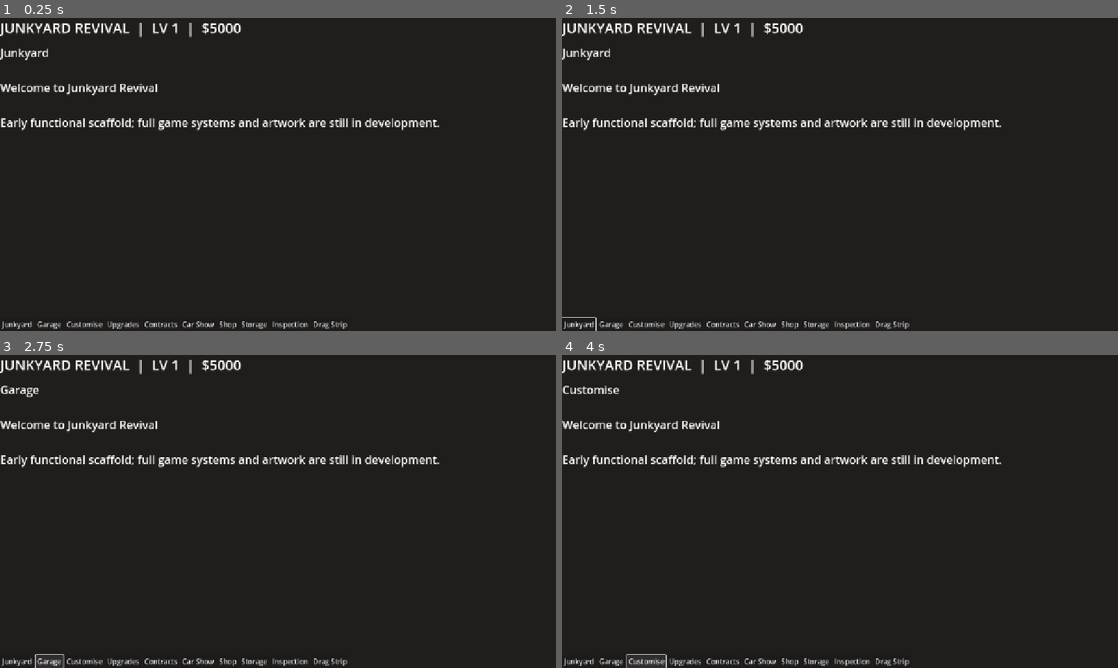
Above: before the commit, frames 1-4 (two rows, left to right).
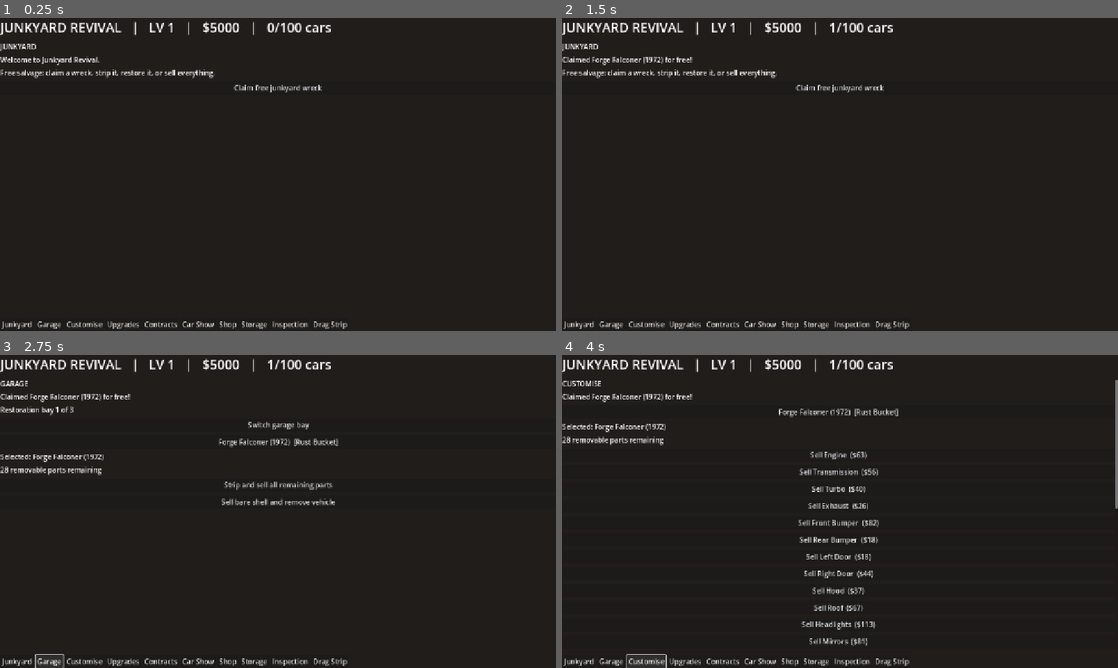
Above: after the commit, the same moments.

Repository: Paulliiee23/Junkyard-revival
Game: Godot game, scene res://scenes/main.tscn
Two runs of this game, one before a commit and one after it. Both use one fixed random seed, a clock stepped at 60 frames per second and the inputs below.
Inputs (mouse positions are in pixels of both pictures, inside the frame that each line leads up to):
- Up to frame 1 (0.25 s): no input
- Up to frame 2 (1.5 s): click "Junkyard" at 0.5 s; click (840, 86) at 1.25 s, where only the run after the commit has a clickable "Claim free junkyard wreck"
- Up to frame 3 (2.75 s): click "Garage" at 2 s
- Up to frame 4 (4 s): click (840, 442) at 2.75 s, where only the run after the commit has a clickable "Forge Falconer (1972) [Rust B…"; click "Customise" at 3.5 s

The runs differ from the first frame. In frame 1, 3.8% of the frame differs, in the area x 0-79%, y 1-36%; in frame 2, 3.9%; in frame 3, 4.6%; in frame 4, 5.7%, in the area x 0-100%, y 1-94%.

Commit message:
Implement free salvage, part stripping and persistent storage

Diff:
--- a/scripts/main.gd
+++ b/scripts/main.gd
@@ -1,39 +1,43 @@
 extends Control
 
+const Economy = preload("res://scripts/salvage_economy.gd")
 const TABS := ["Junkyard", "Garage", "Customise", "Upgrades", "Contracts", "Car Show", "Shop", "Storage", "Inspection", "Drag Strip"]
+const MAX_STORAGE := 100
 var current_tab := 0
 var cash := 5000
 var level := 1
 var cars: Array[Dictionary] = []
-var message := "Welcome to Junkyard Revival"
-var content: Label
+var selected_car := 0
+var garage_bay := 0
+var status := "Welcome to Junkyard Revival."
+var root: VBoxContainer
+var header: Label
+var body: VBoxContainer
 
 func _ready() -> void:
     _load_game()
     _build_ui()
+    _render()
 
 func _build_ui() -> void:
     var bg := ColorRect.new()
     bg.color = Color("#211d1b")
     bg.set_anchors_and_offsets_preset(Control.PRESET_FULL_RECT)
     add_child(bg)
-
-    var root := VBoxContainer.new()
+    root = VBoxContainer.new()
     root.set_anchors_and_offsets_preset(Control.PRESET_FULL_RECT)
-    root.add_theme_constant_override("separation", 16)
+    root.add_theme_constant_override("separation", 12)
     add_child(root)
-
-    var header := Label.new()
-    header.text = "JUNKYARD REVIVAL  |  LV %d  |  $%d" % [level, cash]
-    header.add_theme_font_size_override("font_size", 32)
+    header = Label.new()
+    header.add_theme_font_size_override("font_size", 30)
     root.add_child(header)
-
-    content = Label.new()
-    content.text = message
-    content.add_theme_font_size_override("font_size", 26)
-    content.size_flags_vertical = Control.SIZE_EXPAND_FILL
-    root.add_child(content)
-
+    var scroll := ScrollContainer.new()
+    scroll.size_flags_vertical = Control.SIZE_EXPAND_FILL
+    root.add_child(scroll)
+    body = VBoxContainer.new()
+    body.size_flags_horizontal = Control.SIZE_EXPAND_FILL
+    body.add_theme_constant_override("separation", 8)
+    scroll.add_child(body)
     var nav := HFlowContainer.new()
     root.add_child(nav)
     for i in range(TABS.size()):
@@ -41,30 +45,131 @@
         button.text = TABS[i]
         button.pressed.connect(_change_tab.bind(i))
         nav.add_child(button)
-    _show_tab()
+
+func _label(value: String) -> void:
+    var label := Label.new()
+    label.text = value
+    label.autowrap_mode = TextServer.AUTOWRAP_WORD_SMART
+    body.add_child(label)
+
+func _button(title: String, callback: Callable) -> void:
+    var button := Button.new()
+    button.text = title
+    button.pressed.connect(callback)
+    body.add_child(button)
+
+func _render() -> void:
+    header.text = "JUNKYARD REVIVAL   |   LV %d   |   $%d   |   %d/%d cars" % [level, cash, cars.size(), MAX_STORAGE]
+    for child in body.get_children():
+        body.remove_child(child)
+        child.queue_free()
+    _label(TABS[current_tab].to_upper())
+    _label(status)
+    match current_tab:
+        0:
+            _label("Free salvage: claim a wreck, strip it, restore it, or sell everything.")
+            _button("Claim free junkyard wreck", _claim_wreck)
+        1:
+            _label("Restoration bay %d of 3" % (garage_bay + 1))
+            _button("Switch garage bay", _next_bay)
+            _render_cars()
+        7:
+            _label("Rust Bucket / Restored Beauty storage")
+            _render_cars()
+        2, 8:
+            _render_cars()
+        _:
+            _label("This feature is planned and not implemented yet.")
+
+func _render_cars() -> void:
+    if cars.is_empty():
+        _label("No vehicles in storage. Claim a free wreck in Junkyard.")
+        return
+    selected_car = clampi(selected_car, 0, cars.size() - 1)
+    for i in range(cars.size()):
+        var car: Dictionary = cars[i]
+        _button("%s  [%s]" % [Economy.display_name(car), "Restored Beauty" if car.get("restored", false) else "Rust Bucket"], _select_car.bind(i))
+    var car: Dictionary = cars[selected_car]
+    _label("Selected: %s" % Economy.display_name(car))
+    _label("%d removable parts remaining" % car.get("parts", {}).size())
+    if current_tab == 2 or current_tab == 8:
+        for part in car.get("parts", {}).keys():
+            _button("Sell %s  ($%d)" % [part, int(car["parts"][part])], _sell_part.bind(part))
+    _button("Strip and sell all remaining parts", _strip_car)
+    _button("Sell bare shell and remove vehicle", _sell_shell)
+
+func _claim_wreck() -> void:
+    if cars.size() >= MAX_STORAGE:
+        status = "Storage full. Sell a car to make room."
+    else:
+        var wreck: Dictionary = Economy.make_wreck()
+        cars.append(wreck)
+        selected_car = cars.size() - 1
+        status = "Claimed %s for free!" % Economy.display_name(wreck)
+    _save_and_render()
+
+func _select_car(index: int) -> void:
+    selected_car = index
+    _save_and_render()
+
+func _next_bay() -> void:
+    garage_bay = (garage_bay + 1) % 3
+    _save_and_render()
+
+func _sell_part(part: String) -> void:
+    if cars.is_empty():
+        return
+    var payout: int = Economy.sell_part(cars[selected_car], part)
+    cash += payout
+    status = "Sold %s for $%d. No penalties." % [part, payout]
+    _save_and_render()
+
+func _strip_car() -> void:
+    if cars.is_empty():
+        return
+    var payout: int = Economy.strip_all(cars[selected_car])
+    cash += payout
+    status = "Sold remaining parts for $%d." % payout
+    _save_and_render()
+
+func _sell_shell() -> void:
+    if cars.is_empty():
+        return
+    var payout: int = Economy.sell_shell(cars[selected_car])
+    cash += payout
+    cars.remove_at(selected_car)
+    selected_car = maxi(0, selected_car - 1)
+    status = "Sold shell for $%d. All choices are yours." % payout
+    _save_and_render()
 
 func _change_tab(index: int) -> void:
     current_tab = index
+    _save_and_render()
+
+func _save_and_render() -> void:
     _save_game()
-    _show_tab()
-
-func _show_tab() -> void:
-    if content:
-        content.text = "%s\n\n%s\n\nEarly functional scaffold; full game systems and artwork are still in development." % [TABS[current_tab], message]
+    _render()
 
 func _save_game() -> void:
     var file := FileAccess.open("user://junkyard_revival.json", FileAccess.WRITE)
     if file:
-        file.store_string(JSON.stringify({"tab": current_tab, "cash": cash, "level": level, "cars": cars}))
+        file.store_string(JSON.stringify({"tab": current_tab, "cash": cash, "level": level, "cars": cars, "selected": selected_car, "bay": garage_bay}))
 
 func _load_game() -> void:
     if not FileAccess.file_exists("user://junkyard_revival.json"):
         return
     var file := FileAccess.open("user://junkyard_revival.json", FileAccess.READ)
-    if file:
-        var data = JSON.parse_string(file.get_as_text())
-        if data is Dictionary:
-            current_tab = clampi(int(data.get("tab", 0)), 0, TABS.size() - 1)
-            cash = int(data.get("cash", 5000))
-            level = int(data.get("level", 1))
-            cars.assign(data.get("cars", []))
+    if file == null:
+        return
+    var data = JSON.parse_string(file.get_as_text())
+    if data is Dictionary:
+        current_tab = clampi(int(data.get("tab", 0)), 0, TABS.size() - 1)
+        cash = int(data.get("cash", 5000))
+        level = int(data.get("level", 1))
+        selected_car = int(data.get("selected", 0))
+        garage_bay = clampi(int(data.get("bay", 0)), 0, 2)
+        var saved_cars = data.get("cars", [])
+        if saved_cars is Array:
+            for item in saved_cars:
+                if item is Dictionary:
+                    cars.append(item)
